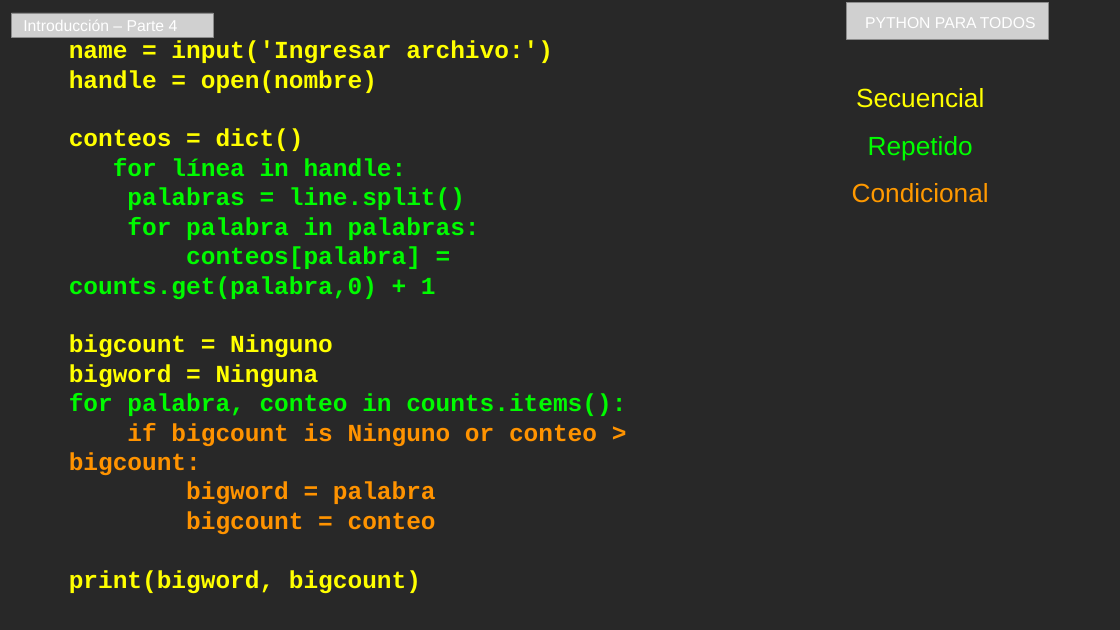
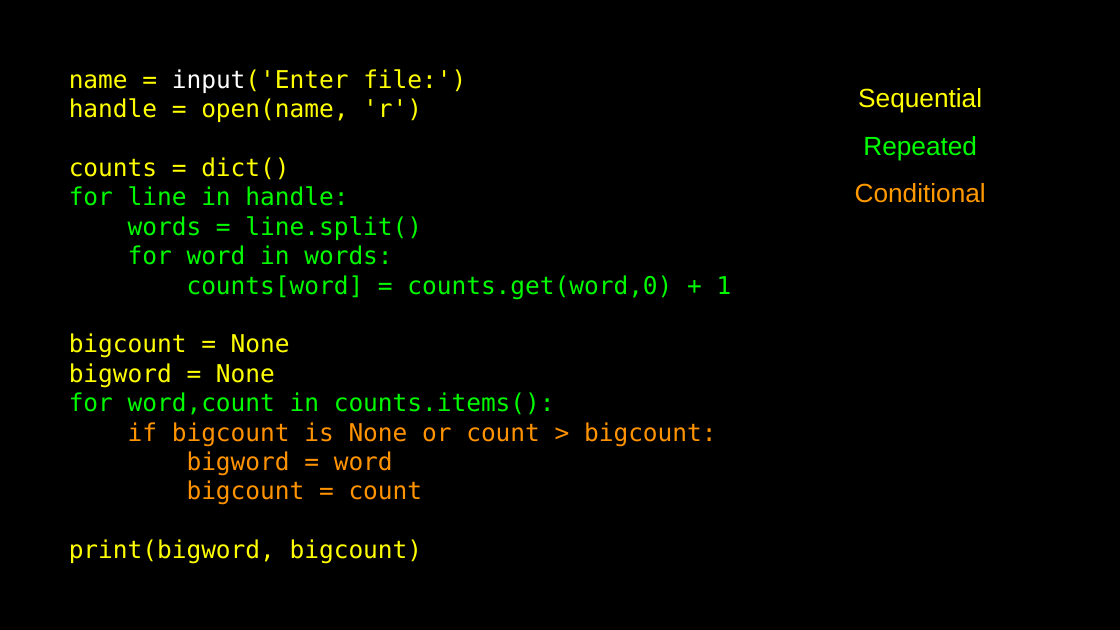
Before and after one commit to csev/py4e, a slide deck: slide 42 of lectures3/Pythonlearn-01-Intro.pptx. Drawn at 1120x630 pixels with LibreOffice and Linux fonts; fonts in the diff are those of the drawing; grey boxes stand for pictures. Boxes give left, top, right and bottom in pixels: in the first picture for what was removed or moved away, otherwise in the second. Text is boxed around its words. In the diff, an @@ line names an element or a change of style, - is before the commit and + after.

```diff
--- a/lectures3/Pythonlearn-01-Intro.pptx
+++ b/lectures3/Pythonlearn-01-Intro.pptx
@@ background #282828 to #000000 @@
@@ picture removed at bbox=[11, 13, 214, 38] @@
@@ text removed at bbox=[23, 20, 178, 31] @@
-Introducción – Parte 4
@@ picture removed at bbox=[846, 3, 1048, 39] @@
@@ text removed at bbox=[865, 17, 1036, 28] @@
-PYTHON PARA TODOS
@@ text at bbox=[69, 69, 732, 505]: text changed; font Courier New to DejaVu Sans Mono; bold off @@
-name = input('Ingresar archivo:')
-handle = open(nombre)
-conteos = dict()
-for línea in handle:
-palabras = line.split()
-for palabra in palabras:
-conteos[palabra] = counts.get(palabra,0) + 1
-bigcount = Ninguno
-bigword = Ninguna
-for palabra, conteo in counts.items():
-if bigcount is Ninguno or conteo > bigcount:
-bigword = palabra
-bigcount = conteo
+name = input('Enter file:')
+handle = open(name, 'r')
+counts = dict()
+for line in handle:
+words = line.split()
+for word in words:
+counts[word] = counts.get(word,0) + 1
+bigcount = None
+bigword = None
+for word,count in counts.items():
+if bigcount is None or count > bigcount:
+bigword = word
+bigcount = count
@@ text at bbox=[855, 88, 986, 203]: text changed @@
-Secuencial
-Repetido
-Condicional
+Sequential
+Repeated
+Conditional
@@ text at bbox=[69, 539, 423, 564]: font Courier New to DejaVu Sans Mono, bold off in "print(bigword, bigcount)" @@
@@ rectangle added at bbox=[0, 576, 1120, 630], fill #000000 @@
```
Also in this commit, not shown: 15 other slides changed, 29 slides added, 29 slides removed, 10 other files.
